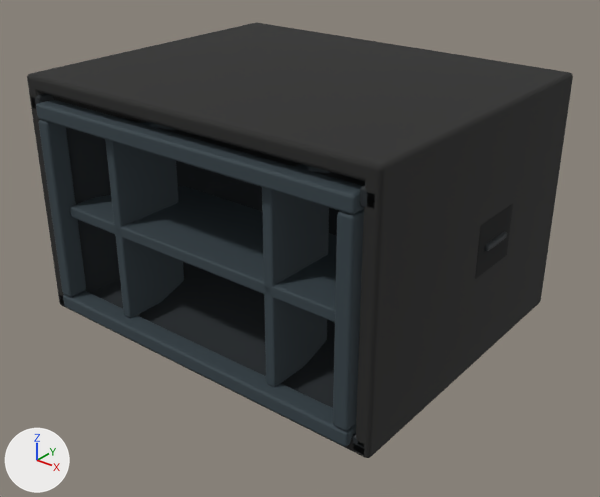
The glTF model client/public/models/speakers/freeparty/kick-horn.glb as it was, and as the next commit left it.
One viewpoint serves both versions: a 50 mm lens placed at (1.309, -1.631, 1.24), pointed at (0.035, -0.038, 0.253). The lights are fixed; the arrows at lower left show +X, +Y and +Z. The older version comes first. Where no turn or scale is listed for an object, it has been applied to the vertices. Vertices at exactly the same position are counted once.

The first picture shows 'Cabinet', 'CabinetLeft', 'CabinetRight', 'CabinetTop', 'FacetedHornFlare', 'FrontFrameBottom', 'FrontFrameLeft', 'FrontFrameRight', 'FrontFrameTop', 'HorizontalBrace', 'SideHandleRight', 'VerticalBraceLeft', 'VerticalBraceRight' and 4 more.
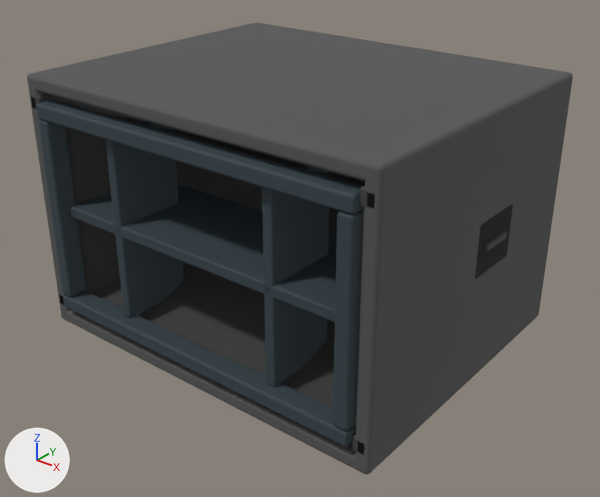
Changed parts and their boxes [x1, y1, x2, y2] in the pictures (600 x 497 px; the box of a moved part takes in the faces that stretch with it):
'CabinetTop', recoloured (black to dark grey)
    both: [27, 23, 573, 182]
'CabinetRight', recoloured, reshaped (black to dark grey)
    before: [356, 85, 572, 449]
    after: [355, 85, 572, 465]
'Cabinet', recoloured, moved
    before: [59, 296, 541, 458]
    after: [61, 308, 540, 474]
'CabinetLeft', recoloured
    both: [28, 86, 146, 297]
part 2 of me_mesh_3, moved or reshaped
    before: [356, 86, 572, 449]
    after: [355, 86, 572, 465]

The edits, one by one:
Material 'KickHornCabinet' (mat_kickhorncabinet) changes colour from black #242423 to dark grey #555555; in linear values from (0.0176, 0.0176, 0.0168) to (0.0908, 0.0908, 0.0908).
me_mesh_0 is used by ob_cabinet; location (0.0, 0.0, 0.0).
me_mesh_0 had 152 vertices, 300 faces and spanned x -0.541..0.541, y -0.434..0.45, z 0.045..0.087.
me_mesh_0 now has 152 vertices, 300 faces and spans x -0.541..0.541, y -0.434..0.45, z 0.0..0.042.
me_mesh_0 part 1: the whole mesh is moved by (0.0, 0.0, -0.045).
me_mesh_3 is used by ob_cabinetright; location (0.0, 0.0, 0.0).
me_mesh_3 had 152 vertices, 300 faces and spanned x 0.499..0.541, y -0.434..0.45, z 0.066..0.699.
me_mesh_3 now has 152 vertices, 300 faces and spans x 0.499..0.541, y -0.434..0.45, z 0.021..0.699.
me_mesh_3 part 2: the whole mesh is multiplied about its middle by the matrix ((1.0, 0.0, 0.0), (0.0, 1.0, 0.0), (0.0, 0.0, 1.073)), then moved by (0.0, 0.0, -0.023).
